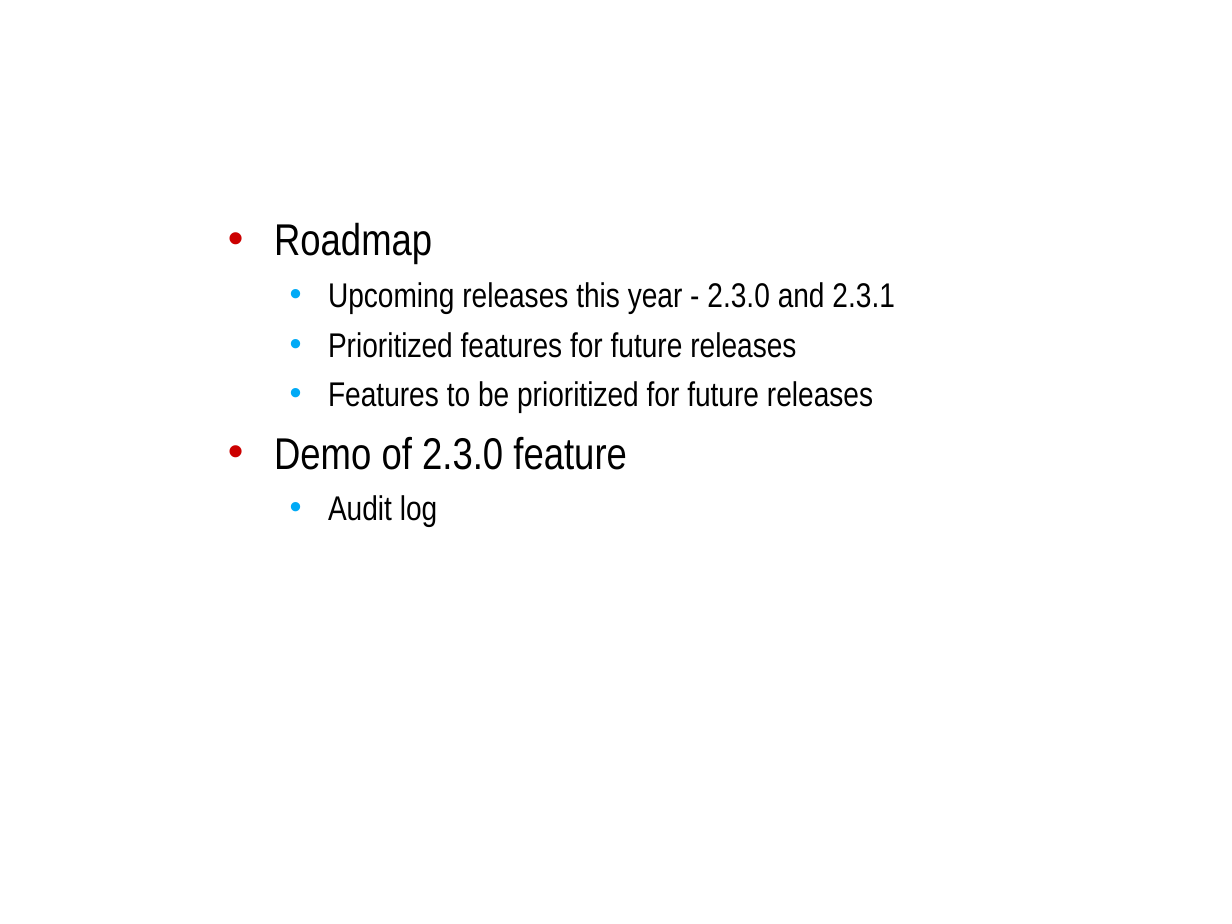
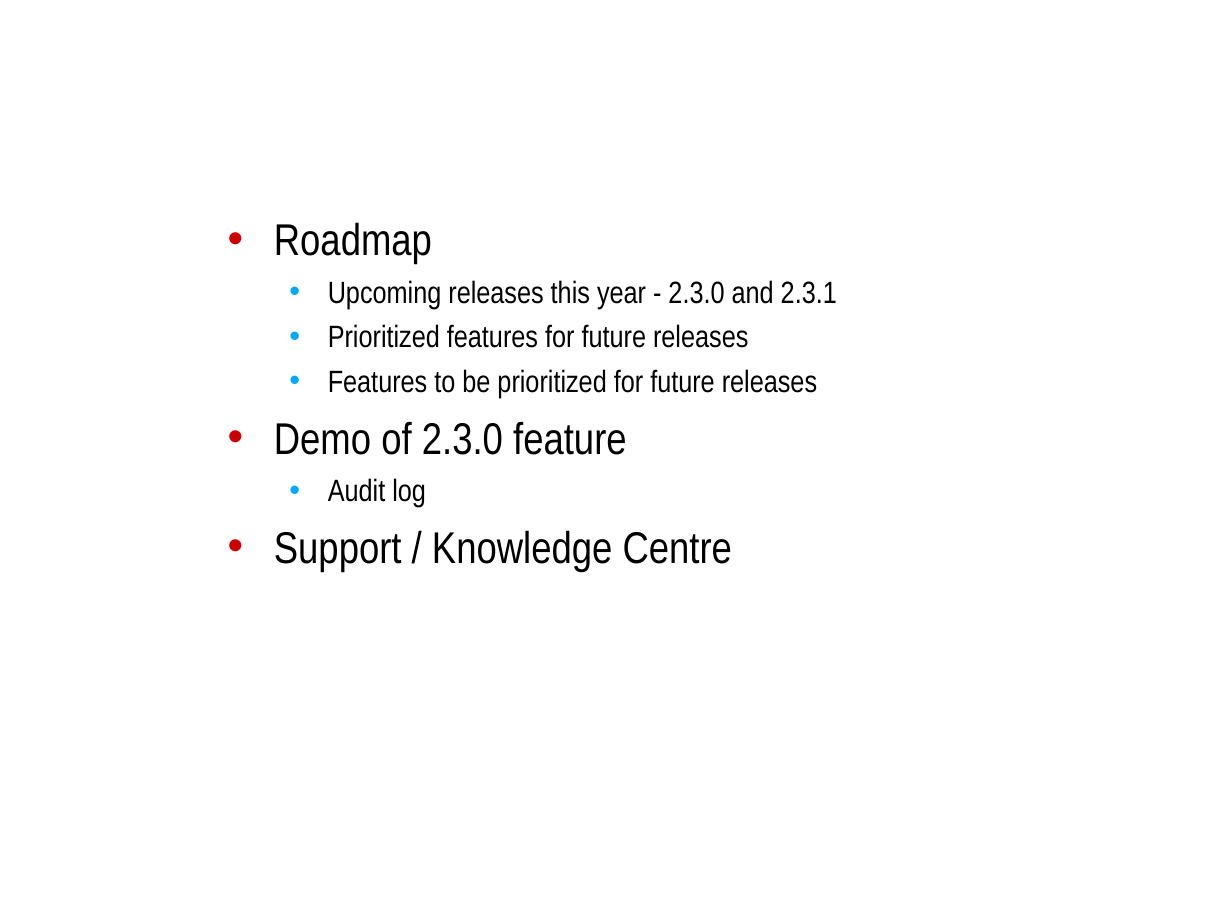
Before and after one commit to NCIP/caarray-docs, a slide deck: slide 2 of project_management/open_meetings/caArray User Community Meeting 2009.06.03.ppt. Drawn at 1232x924 pixels with LibreOffice and Linux fonts; fonts in the diff are those of the drawing; background and template pictures are left out. Boxes give left, top, right and bottom in pixels: in the first picture for what was removed or moved away, otherwise in the second. Text is boxed around its words. In the diff, an @@ line names an element or a change of style, - is before the commit and + after.

```diff
--- a/project_management/open_meetings/caArray User Community Meeting 2009.06.03.ppt
+++ b/project_management/open_meetings/caArray User Community Meeting 2009.06.03.ppt
@@ text at (328,280,837,507): size 20 to 18 pt in "Upcoming releases this year - 2.3.0 and ...", "Prioritized features for future releases", "Features to be prioritized for future releases", "Audit log" @@
@@ text at (274,530,732,571): paragraph added @@
+• Support / Knowledge Centre
```
Also in this commit, not shown: 2 other slides changed.
